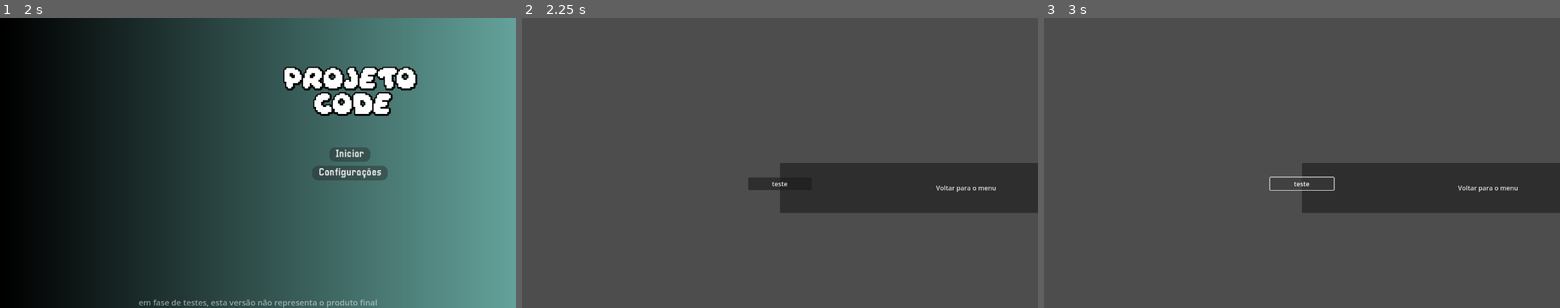
Above: before the commit, frames 1-3 (left to right).
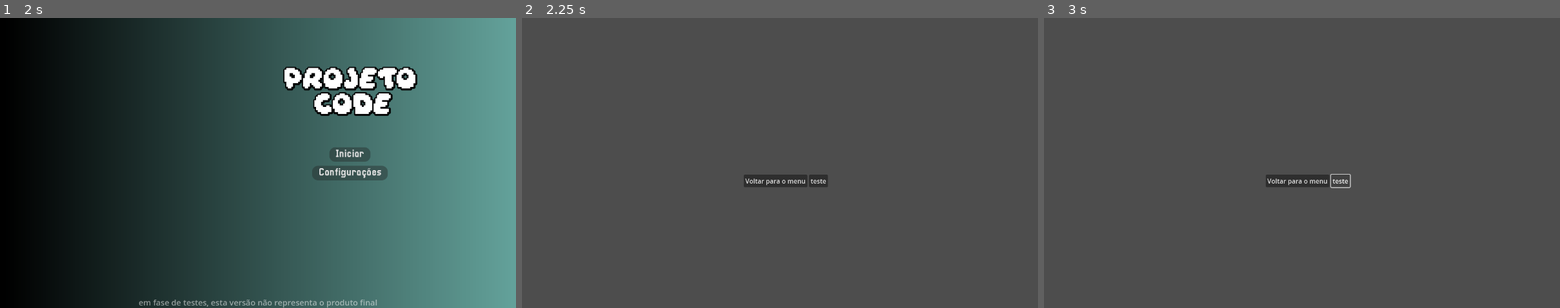
Above: after the commit, the same moments.

Repository: ggxrc/projeto-code
Game: Godot game, scene res://scenes/orquestrator/Orquestrador.tscn
Same seed, same stepped clock (60 frames per second), same inputs: the game is played once before the commit and once after it.
Inputs:
- Up to frame 1 (2 s): click "Voltar para o menu" at 0.5 s; click "teste" at 1.25 s
- Up to frame 2 (2.25 s): click "Iniciar" at 2 s
- Up to frame 3 (3 s): click "teste" at 2.75 s

Frame 1 is identical in both runs. In frame 2, 8.4% of the frame differs, in the area x 43-100%, y 50-68%; in frame 3, 8.4%.

Commit message:
mudanças de interface

Diff:
--- a/scenes/level selection/LevelSelection.tscn
+++ b/scenes/level selection/LevelSelection.tscn
@@ -5,35 +5,34 @@
 anchors_preset = 15
 anchor_right = 1.0
 anchor_bottom = 1.0
+offset_left = 14.0
+offset_top = 70.0
+offset_right = 14.0
+offset_bottom = 70.0
 grow_horizontal = 2
 grow_vertical = 2
 
-[node name="voltar_menu" type="Button" parent="."]
+[node name="HBoxContainer" type="HBoxContainer" parent="."]
 layout_mode = 1
 anchors_preset = 8
 anchor_left = 0.5
 anchor_top = 0.5
 anchor_right = 0.5
 anchor_bottom = 0.5
-offset_left = -79.0
-offset_top = -15.5
-offset_right = 79.0
-offset_bottom = 15.5
+offset_left = -104.0
+offset_top = -124.0
+offset_right = 105.0
+offset_bottom = 74.0
 grow_horizontal = 2
 grow_vertical = 2
+
+[node name="voltar_menu" type="Button" parent="HBoxContainer"]
+layout_mode = 2
+size_flags_vertical = 4
 text = "Voltar para o menu"
 
-[node name="euseilaqueporraeisso" type="Button" parent="."]
-layout_mode = 1
-anchors_preset = 8
-anchor_left = 0.5
-anchor_top = 0.5
-anchor_right = 0.5
-anchor_bottom = 0.5
-offset_left = -79.0
-offset_top = 36.0
-offset_right = 79.0
-offset_bottom = 67.0
-grow_horizontal = 2
-grow_vertical = 2
+[node name="euseilaqueporraeisso" type="Button" parent="HBoxContainer"]
+layout_mode = 2
+size_flags_horizontal = 8
+size_flags_vertical = 4
 text = "teste"
--- a/scenes/main menu/MenuPrincipal.tscn
+++ b/scenes/main menu/MenuPrincipal.tscn
@@ -1,9 +1,9 @@
 [gd_scene load_steps=9 format=3 uid="uid://iy7ihik2nwjv"]
 
-[ext_resource type="AudioStream" uid="uid://0to2fgqd3cgp" path="res://Sons/músicas/ADS.mp3" id="1_qerp7"]
-[ext_resource type="FontFile" uid="uid://brl3qg5td87ra" path="res://Fontes/daydream_3/Daydream.ttf" id="2_5dpk2"]
-[ext_resource type="PackedScene" uid="uid://blbkia8fnrlk7" path="res://Botões/BotãoMenu.tscn" id="2_r2p0k"]
-[ext_resource type="Script" uid="uid://rsilvaybvcp4" path="res://Cenas/audio_stream_player.gd" id="3_vju2w"]
+[ext_resource type="AudioStream" uid="uid://0to2fgqd3cgp" path="res://scenes/main menu/sfx/songs/ADS.mp3" id="1_qerp7"]
+[ext_resource type="FontFile" uid="uid://brl3qg5td87ra" path="res://assets/fonts/daydream_3/Daydream.ttf" id="2_5dpk2"]
+[ext_resource type="PackedScene" uid="uid://blbkia8fnrlk7" path="res://assets/interface/buttons/BotãoMenu.tscn" id="2_r2p0k"]
+[ext_resource type="Script" uid="uid://rsilvaybvcp4" path="res://scenes/main menu/code/audio_stream_player.gd" id="3_vju2w"]
 
 [sub_resource type="Gradient" id="Gradient_r2p0k"]
 colors = PackedColorArray(0, 0, 0, 1, 0.389219, 0.632897, 0.604017, 1)
--- a/scenes/orquestrator/Orquestrador.tscn
+++ b/scenes/orquestrator/Orquestrador.tscn
@@ -1,8 +1,8 @@
 [gd_scene load_steps=4 format=3 uid="uid://btos0oij5qmbx"]
 
-[ext_resource type="Script" uid="uid://cnp0oes3tqdgi" path="res://Cenas/Orquestrador.gd" id="1_vg7lu"]
-[ext_resource type="PackedScene" uid="uid://spucj3xk1p7h" path="res://Cenas/LevelSelection.tscn" id="2_ddja5"]
-[ext_resource type="PackedScene" uid="uid://iy7ihik2nwjv" path="res://Cenas/MenuPrincipal.tscn" id="3_n5i1m"]
+[ext_resource type="Script" uid="uid://cnp0oes3tqdgi" path="res://scenes/orquestrator/Orquestrador.gd" id="1_vg7lu"]
+[ext_resource type="PackedScene" uid="uid://spucj3xk1p7h" path="res://scenes/level selection/LevelSelection.tscn" id="2_ddja5"]
+[ext_resource type="PackedScene" uid="uid://iy7ihik2nwjv" path="res://scenes/main menu/MenuPrincipal.tscn" id="3_n5i1m"]
 
 [node name="Orquestrador" type="Node"]
 script = ExtResource("1_vg7lu")
Not shown, changed: assets/fonts/Pixellari.ttf.import
Not shown, changed: assets/fonts/daydream_3/Daydream.ttf.import
Not shown, changed: assets/textures/3129831.jpg.import
Not shown, changed: scenes/main menu/sfx/songs/ADS.mp3.import
